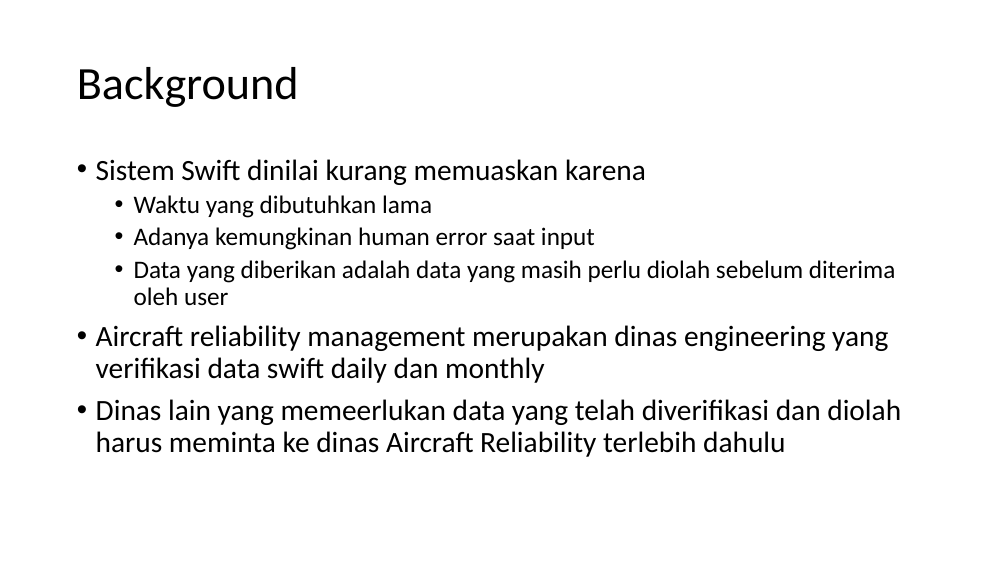
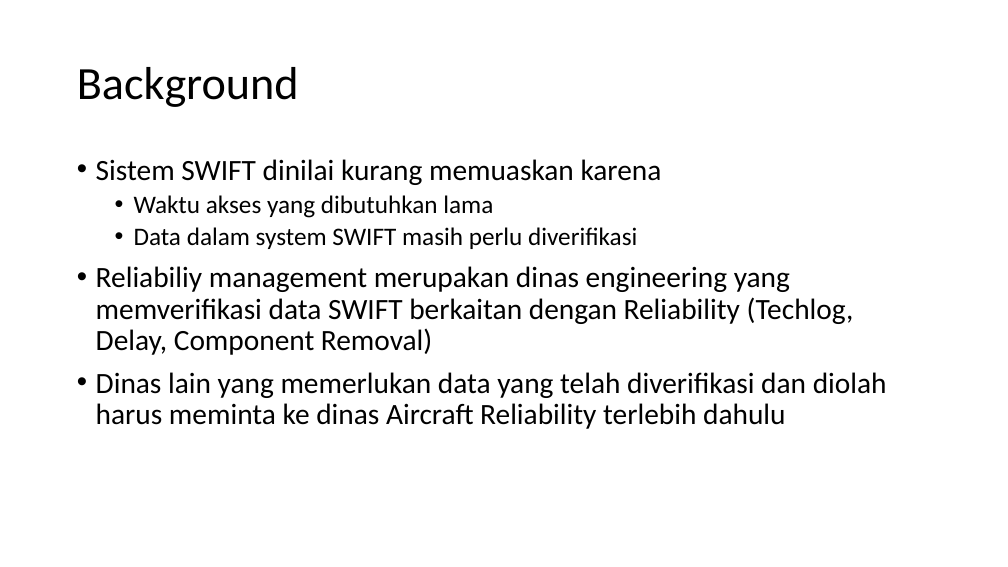
Before and after one commit to 4erka/GMF, a slide deck: slide 3 of Dokumen/ppt+kp.pptx. Drawn at 1008x567 pixels with LibreOffice and Linux fonts; fonts in the diff are those of the drawing. Boxes give left, top, right and bottom in pixels: in the first picture for what was removed or moved away, otherwise in the second. Text is boxed around its words. In the diff, an @@ line names an element or a change of style, - is before the commit and + after.

```diff
--- a/Dokumen/ppt+kp.pptx
+++ b/Dokumen/ppt+kp.pptx
@@ text at box(96, 159, 887, 429): text changed @@
-• Sistem Swift dinilai kurang memuaskan karena
-  • Waktu yang dibutuhkan lama
-  • Adanya kemungkinan human error saat input
-  • Data yang diberikan adalah data yang masih perlu diolah sebelum diterima oleh user
-• Aircraft reliability management merupakan dinas engineering yang verifikasi data swift daily dan monthly
-• Dinas lain yang memeerlukan data yang telah diverifikasi dan diolah harus meminta ke dinas Aircraft Reliability terlebih dahulu
+• Sistem SWIFT dinilai kurang memuaskan karena
+  • Waktu akses yang dibutuhkan lama
+  • Data dalam system SWIFT masih perlu diverifikasi
+• Reliabiliy management merupakan dinas engineering yang memverifikasi data SWIFT berkaitan dengan Reliability (Techlog, Delay, Component Removal)
+• Dinas lain yang memerlukan data yang telah diverifikasi dan diolah harus meminta ke dinas Aircraft Reliability terlebih dahulu
```
Also in this commit, not shown: 1 other slide changed, 3 other files.
